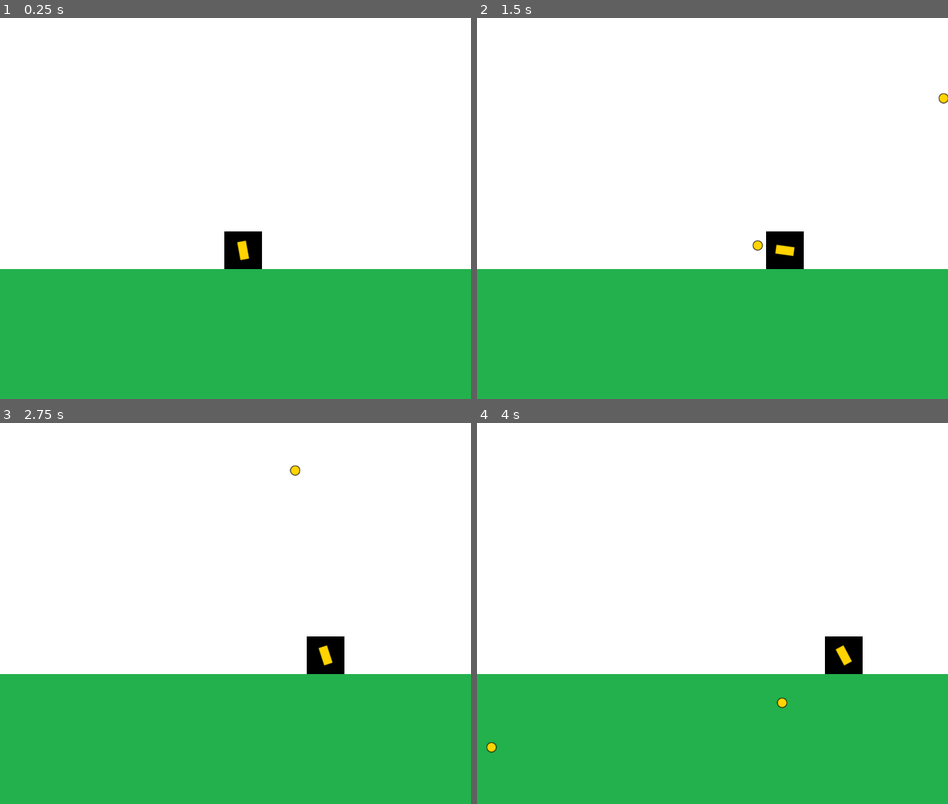
Above: before the commit, frames 1-4 (two rows, left to right).
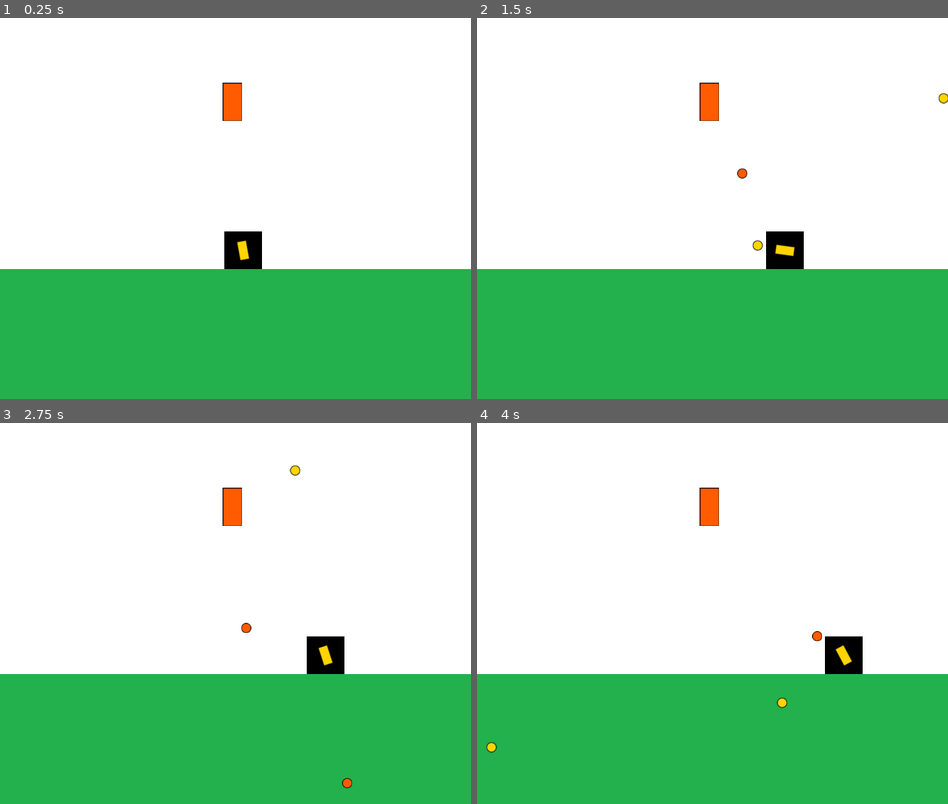
Above: after the commit, the same moments.

Repository: Markosuuu/entregas-ipv-diaz-marcos
Game: Godot game, scene res://Main.tscn
Same seed, same stepped clock (60 frames per second), same inputs: the game is played once before the commit and once after it.
Inputs (mouse positions are in pixels of both pictures, inside the frame that each line leads up to):
- Up to frame 1 (0.25 s): no input
- Up to frame 2 (1.5 s): tap Enter at 0.5 s; move the mouse to (816, 189) at 0.52 s; hold D (move_right) 0.53-1.28 s; click (816, 189) at 0.6 s; move the mouse to (618, 227) at 1.27 s; hold A (move_left) from 1.28 s (still down); click (618, 227) at 1.35 s
- Up to frame 3 (2.75 s): move the mouse to (282, 529) at 2.02 s; release A (move_left) at 2.03 s; hold D (move_right) from 2.03 s (still down); click (282, 529) at 2.1 s
- Up to frame 4 (4 s): move the mouse to (688, 689) at 2.77 s; click (688, 689) at 2.85 s; move the mouse to (853, 670) at 3.52 s; release D (move_right) at 3.53 s; hold A (move_left) from 3.53 s (still down); click (853, 670) at 3.6 s

The runs differ from the first frame. In frame 1, 0.4% of the frame differs, in the area x 47-52%, y 16-28%; in frame 2, 0.5%; in frame 3, 0.5%, in the area x 47-75%, y 16-96%; in frame 4, 0.5%.

Commit message:
feat: torreta que dispara al jugador

Diff:
--- a/entrega-2-diaz-marcos/Main.tscn
+++ b/entrega-2-diaz-marcos/Main.tscn
@@ -4,6 +4,8 @@
 [ext_resource type="Script" uid="uid://ctoox04im12rx" path="res://main.gd" id="1_cm0pq"]
 [ext_resource type="Texture2D" uid="uid://bnchqqn0xduh3" path="res://assets/textures/background.png" id="2"]
 [ext_resource type="Texture2D" uid="uid://ccjh23opjwx24" path="res://assets/textures/floor.png" id="3"]
+[ext_resource type="PackedScene" uid="uid://6m10nni0kxyn" path="res://entities/enemigos/torreta.tscn" id="5_fos0i"]
+[ext_resource type="PackedScene" uid="uid://c4snpyfakpln4" path="res://entities/enemigos/bala_torreta.tscn" id="6_3dxm6"]
 
 [node name="Main" type="Node" unique_id=1484748220]
 script = ExtResource("1_cm0pq")
@@ -26,3 +28,7 @@
 
 [node name="Player" parent="." unique_id=900235231 instance=ExtResource("1")]
 position = Vector2(413.003, 395.272)
+
+[node name="Torreta" parent="." unique_id=93162652 instance=ExtResource("5_fos0i")]
+position = Vector2(395, 143)
+bala_escena = ExtResource("6_3dxm6")
--- a/entrega-2-diaz-marcos/entities/AbstractBala.tscn
+++ b/entrega-2-diaz-marcos/entities/AbstractBala.tscn
@@ -4,3 +4,6 @@
 
 [node name="Bala" type="Sprite2D" unique_id=1475269115]
 script = ExtResource("1_vea5c")
+
+[node name="Timer" type="Timer" parent="." unique_id=1921350751]
+one_shot = true
--- a/entrega-2-diaz-marcos/entities/abstract_bala.gd
+++ b/entrega-2-diaz-marcos/entities/abstract_bala.gd
@@ -1,15 +1,25 @@
 extends Sprite2D
 class_name Bala
+
+signal eliminar_bala(bala)
+
+@export var speed: float
+@onready var timer = $Timer
 
 var direccion: Vector2
 
 func _ready() -> void:
 	set_physics_process(false)
+	timer.timeout.connect(_on_timer_timeout)
 
 func set_posicion_arranque(posicion: Vector2, direccion: Vector2):
 	global_position = posicion
 	self.direccion = direccion
+	timer.start()
 	set_physics_process(true)
 
 func _physics_process(delta: float) -> void:
-	position += direccion * 500 * delta
+	position += direccion * speed * delta
+
+func _on_timer_timeout() -> void:
+	emit_signal("eliminar_bala", self)
--- /dev/null
+++ b/entrega-2-diaz-marcos/entities/enemigos/bala_torreta.tscn
@@ -0,0 +1,11 @@
+[gd_scene format=3 uid="uid://c4snpyfakpln4"]
+
+[ext_resource type="PackedScene" uid="uid://cn0toq06n4xcn" path="res://entities/AbstractBala.tscn" id="1_0egc2"]
+[ext_resource type="Texture2D" uid="uid://1k85veaveo6h" path="res://assets/textures/proyectile_turret.png" id="2_boy4c"]
+
+[node name="BalaTorreta" unique_id=1475269115 instance=ExtResource("1_0egc2")]
+texture = ExtResource("2_boy4c")
+speed = 300.0
+
+[node name="Timer" parent="." index="0" unique_id=1921350751]
+wait_time = 5.0
--- /dev/null
+++ b/entrega-2-diaz-marcos/entities/enemigos/torreta.gd
@@ -0,0 +1,25 @@
+extends Sprite2D
+
+var player
+@export var bala_escena: PackedScene
+var contenedor_bala: Node
+
+@onready var posicion_disparo_torreta: Marker2D = $PosicionDisparoTorreta
+
+func set_valores(player, container):
+	self.player = player
+	self.contenedor_bala = container
+	$Timer.start()
+
+func _on_timer_timeout() -> void:
+	disparar()
+
+func disparar():
+	var bala_instance: Bala = bala_escena.instantiate()
+	contenedor_bala.add_child(bala_instance)
+	bala_instance.set_posicion_arranque(posicion_disparo_torreta.global_position, (player.global_position - posicion_disparo_torreta.global_position).normalized())
+	bala_instance.eliminar_bala.connect(_on_eliminar_bala)
+
+func _on_eliminar_bala(bala: Bala) -> void:
+	contenedor_bala.remove_child(bala)
+	bala.queue_free()
--- /dev/null
+++ b/entrega-2-diaz-marcos/entities/enemigos/torreta.tscn
@@ -0,0 +1,15 @@
+[gd_scene format=3 uid="uid://6m10nni0kxyn"]
+
+[ext_resource type="Texture2D" uid="uid://d2ug0mybgeebc" path="res://assets/textures/turret.png" id="1_md122"]
+[ext_resource type="Script" uid="uid://ykldisbajpdp" path="res://entities/enemigos/torreta.gd" id="2_jdoie"]
+
+[node name="Torreta" type="Sprite2D" unique_id=93162652]
+texture = ExtResource("1_md122")
+script = ExtResource("2_jdoie")
+
+[node name="PosicionDisparoTorreta" type="Marker2D" parent="." unique_id=861736238]
+position = Vector2(0, -18)
+
+[node name="Timer" type="Timer" parent="." unique_id=1763781884]
+
+[connection signal="timeout" from="Timer" to="." method="_on_timer_timeout"]
--- a/entrega-2-diaz-marcos/entities/player/Player.gd
+++ b/entrega-2-diaz-marcos/entities/player/Player.gd
@@ -16,18 +16,7 @@
 	canion.look_at(posicion_mouse)
 
 	if Input.is_action_just_pressed("disparar"):
-		canion.disparar(posicion_mouse)
-
-
-
-	# Manera básica
-	# var direction:int = 0
-	# if Input.is_action_pressed("move_left"):
-	# 	direction = -1
-	# elif Input.is_action_pressed("move_right"):
-	# 	direction = 1
-
-	#position.x += direction * speed * delta
+		canion.disparar()
 
 	# Manera optimizada
 	var direction_optimized:int = int(Input.is_action_pressed("move_right")) - int(Input.is_action_pressed("move_left"))
--- a/entrega-2-diaz-marcos/entities/player/bala.tscn
+++ b/entrega-2-diaz-marcos/entities/player/bala.tscn
@@ -5,3 +5,7 @@
 
 [node name="Bala" unique_id=1475269115 instance=ExtResource("1_8ir2k")]
 texture = ExtResource("2_kfik0")
+speed = 500.0
+
+[node name="Timer" parent="." index="0" unique_id=1921350751]
+wait_time = 3.0
--- a/entrega-2-diaz-marcos/entities/player/canion.gd
+++ b/entrega-2-diaz-marcos/entities/player/canion.gd
@@ -6,9 +6,11 @@
 
 var contenedor_balas:Node
 
-func disparar(vector):
+func disparar():
 	var bala_instance: Bala = bala_escena.instantiate()
 	contenedor_balas.add_child(bala_instance)
-	bala_instance.set_posicion_arranque(
-		posicion_disparo.global_position,
-		(posicion_disparo.global_position - global_position).normalized())
+	bala_instance.eliminar_bala.connect(_on_eliminar_bala)
+	bala_instance.set_posicion_arranque(posicion_disparo.global_position, (posicion_disparo.global_position - global_position).normalized())
+
+func _on_eliminar_bala(bala: Bala) -> void:
+	bala.queue_free()
--- a/entrega-2-diaz-marcos/main.gd
+++ b/entrega-2-diaz-marcos/main.gd
@@ -2,3 +2,4 @@
 
 func _ready() -> void:
 	$Player.set_contenedor_balas(self)
+	$Torreta.set_valores($Player, self)
Not shown, added: entrega-2-diaz-marcos/entities/enemigos/torreta.gd.uid
